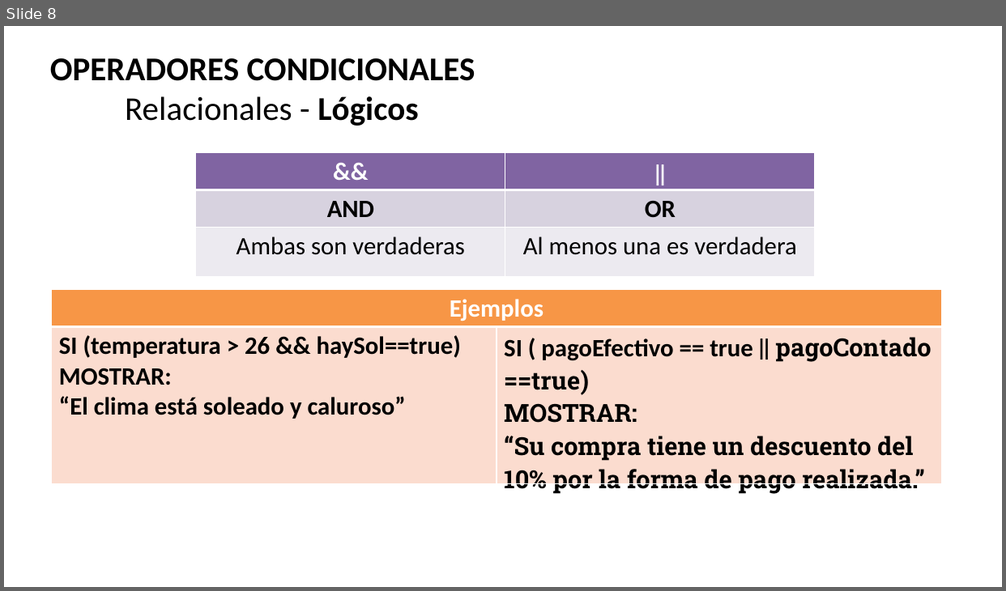
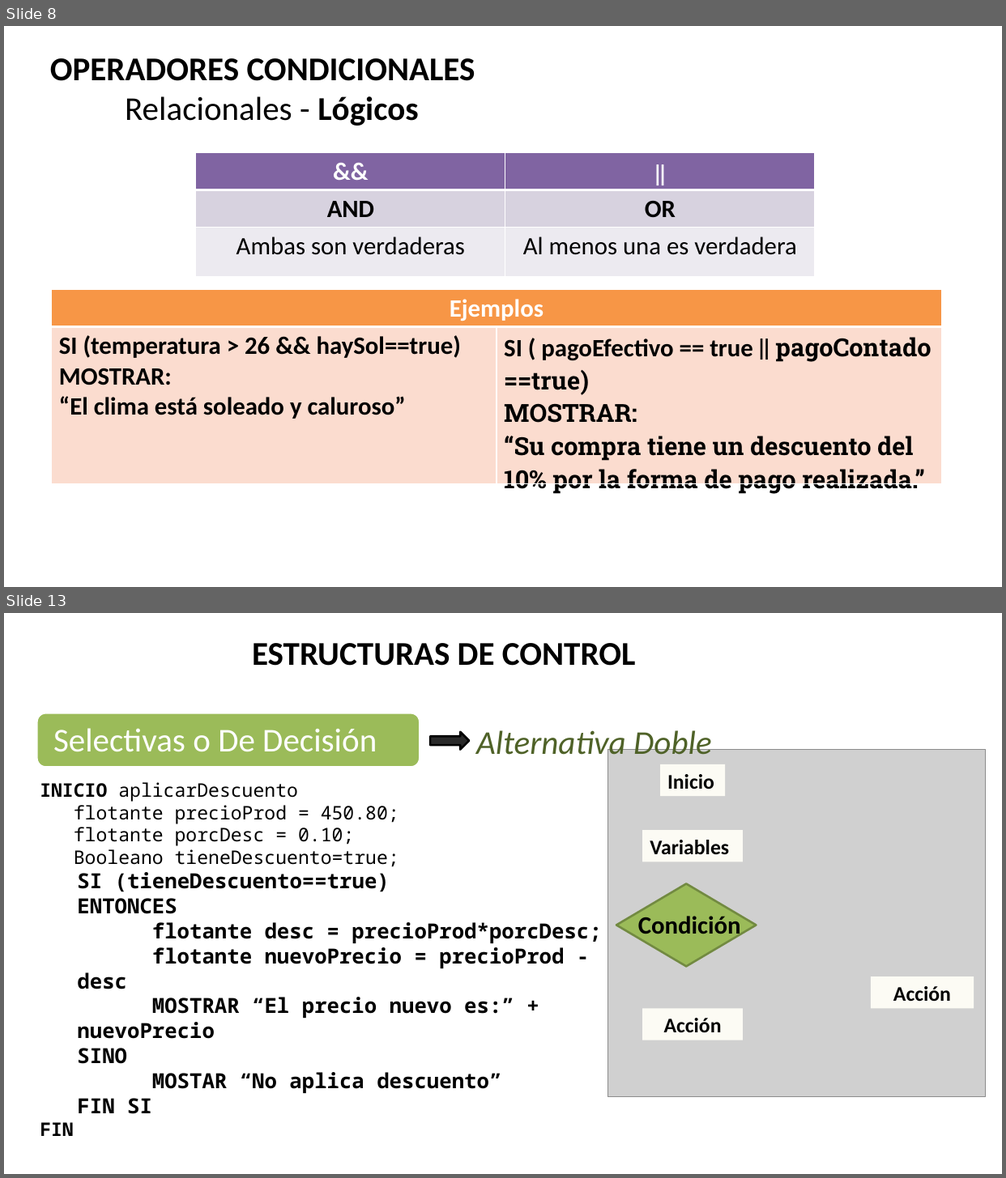
Before and after one commit to 111milprogramadoresLujan/Primer-Ciclo, a slide deck: Elementos de un Programa.pptx. Shown one above the other, each under a label of ours: slide 8 before the commit, slides 8 and 13 after it; the slides between them are not shown. The pictures are 1006x591 and 1006x1178 pixels, drawn with LibreOffice and Linux fonts; fonts in the diff are those of the drawing; grey boxes stand for pictures; background and template pictures are left out. Boxes give left, top, right and bottom in pixels: in the first picture for what was removed or moved away, otherwise in the second. Text is boxed around its words. In the diff, an @@ line names an element or a change of style, - is before the commit and + after.

```diff
--- a/Elementos de un Programa.pptx
+++ b/Elementos de un Programa.pptx
@@ slide 13 added at [4,613,1002,1174], background #FFFFFF; not listed: 1 template element that a slide beside it also shows @@
@@ text added at [252,643,635,666], 32 pt, text #000000, bold @@
+ESTRUCTURAS DE CONTROL
@@ rounded rectangle added at [37,713,420,767], fill #9BBB59, outline #FFFFFF 2 pt @@
@@ text added at [53,728,377,752], 32 pt, text #FFFFFF @@
+Selectivas o De Decisión
@@ left arrow added at [430,732,469,750], fill #2A2A2A, outline #000000 2 pt @@
@@ text added at [476,727,711,763], 32 pt, text #4F6228, italic @@
+Alternativa Doble
@@ text added at [40,782,601,1114], 20 pt, text #000000, bold @@
+INICIO aplicarDescuento
+flotante precioProd = 450.80;
+flotante porcDesc = 0.10;
+Booleano tieneDescuento=true;
+  SI (tieneDescuento==true)
+  ENTONCES
+  flotante desc = precioProd*porcDesc;
+  flotante nuevoPrecio = precioProd - desc
+  MOSTRAR “El precio nuevo es:” + nuevoPrecio
+  SINO
+  MOSTAR “No aplica descuento”
+  FIN SI
+FIN
@@ group added at [608,750,986,1098]: 4 rectangles, 1 picture, 1 diamond, 1 text @@
+Inicio
+Variables
+Acción
+Acción
+Condición
```
Also in this commit, not shown: 5 other slides added.
